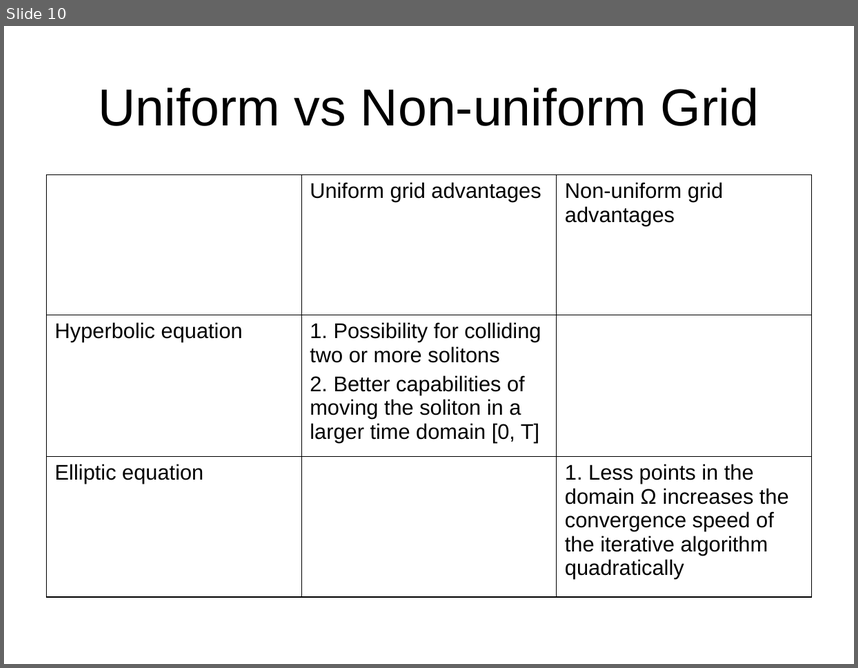
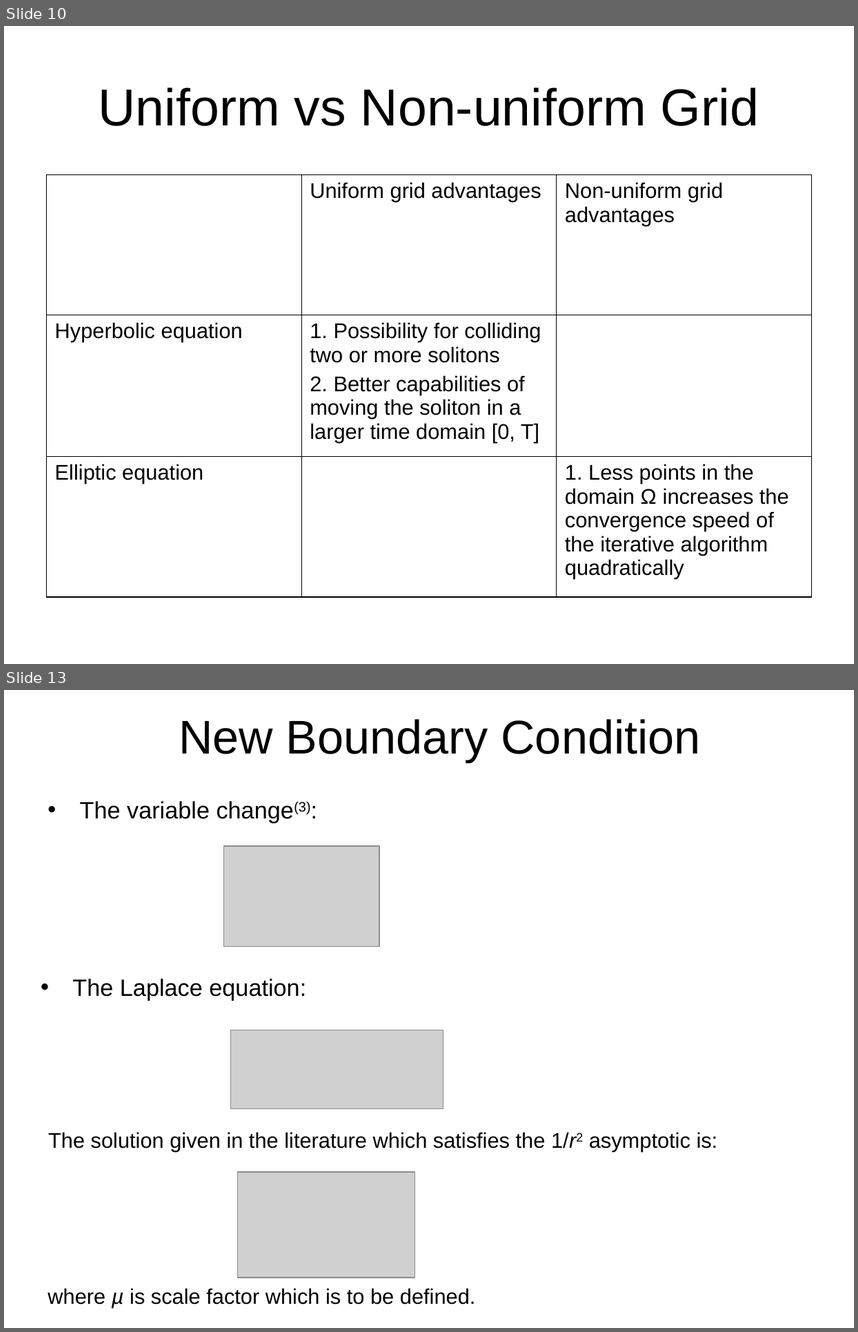
Before and after one commit to CloakMe/Boussinesq, a slide deck: Docu/Presentation Linz/Presentation.ppt. Shown one above the other, each under a label of ours: slide 10 before the commit, slides 10 and 13 after it; the slides between them are not shown. The pictures are 858x668 and 858x1332 pixels, drawn with LibreOffice and Linux fonts; fonts in the diff are those of the drawing; grey boxes stand for pictures. Boxes give left, top, right and bottom in pixels: in the first picture for what was removed or moved away, otherwise in the second. Text is boxed around its words. In the diff, an @@ line names an element or a change of style, - is before the commit and + after.

```diff
--- a/Docu/Presentation Linz/Presentation.ppt
+++ b/Docu/Presentation Linz/Presentation.ppt
@@ slide 13 added at (4, 690, 854, 1328), background #FFFFFF @@
@@ title added at (179, 719, 701, 762), 40 pt, text #000000 @@
+New Boundary Condition
@@ text added at (80, 801, 310, 823), 20 pt, text #000000 @@
+• The variable change(3):
@@ picture added at (223, 845, 379, 946) @@
@@ text added at (72, 978, 306, 1000), 20 pt, text #000000 @@
+• The Laplace equation:
@@ picture added at (231, 1030, 444, 1109) @@
@@ text added at (48, 1132, 718, 1151), 18 pt, text #000000 @@
+The solution given in the literature which satisfies the 1/r2 asymptotic is:
@@ picture added at (238, 1172, 415, 1277) @@
@@ text added at (47, 1288, 476, 1307), 18 pt, text #000000 @@
+where µ is scale factor which is to be defined.
```
Also in this commit, not shown: 7 other slides added, 1 slide removed, 1 other file.
